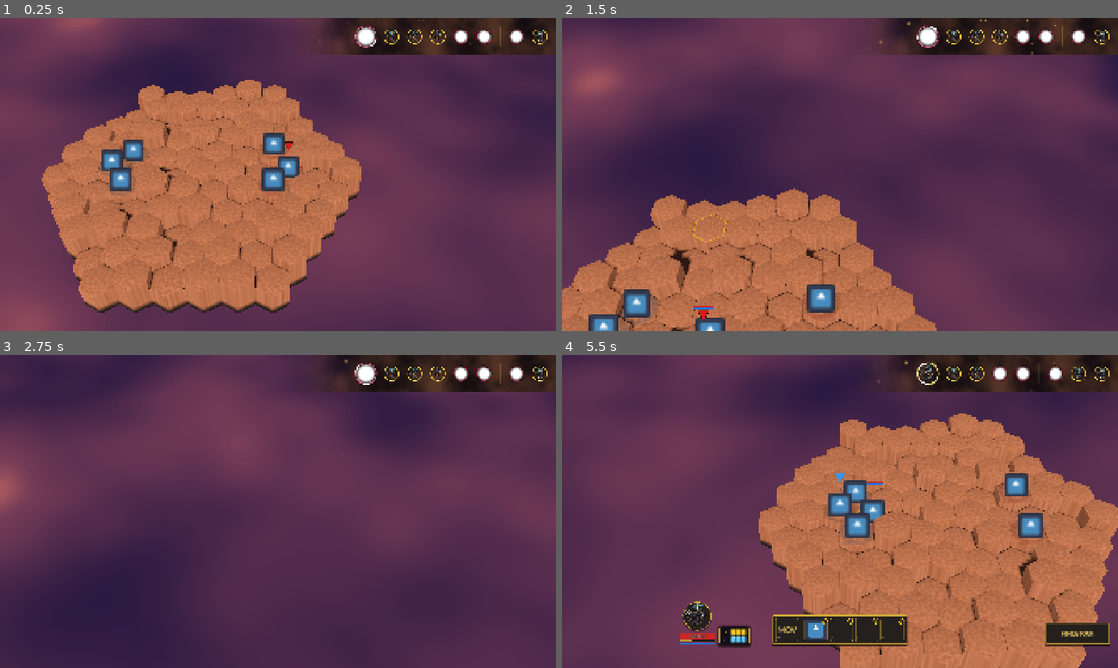
Above: before the commit, frames 1-4 (two rows, left to right).
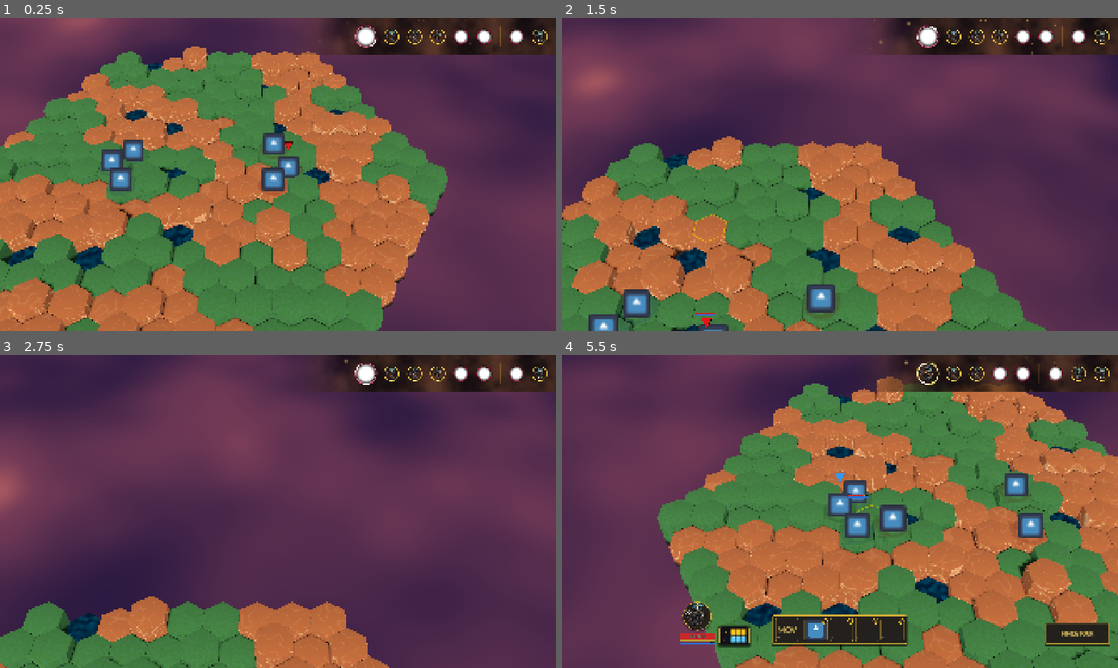
Above: after the commit, the same moments.

Repository: Kobraxos/Mythologia
Game: Godot game, scene res://levels/test_room/test_level.tscn
Two runs of this game, one before a commit and one after it. Both use one fixed random seed, a clock stepped at 60 frames per second and the inputs below. The project has no main scene, so this scene is started directly. The engine's default icon, where the game draws it, is replaced by a stand-in: a white triangle on a blue panel in a dark square.
Inputs (mouse positions are in pixels of both pictures, inside the frame that each line leads up to):
- Up to frame 1 (0.25 s): no input
- Up to frame 2 (1.5 s): move the mouse to (962, 158) at 0.52 s; hold Up (ui_up) 0.53-1.28 s; tap S (camera_backward) at 0.6 s; move the mouse to (728, 190) at 1.27 s; tap W (camera_forward) at 1.35 s
- Up to frame 3 (2.75 s): move the mouse to (333, 442) at 2.02 s; hold Up (ui_up) from 2.03 s (still down); tap A (camera_left) at 2.1 s
- Up to frame 4 (5.5 s): move the mouse to (812, 574) at 2.77 s; tap one key every 0.75 s from 2.85 s: D (camera_right) Q (camera_rotate_left) E (camera_rotate_right) Mouse wheel up (camera_zoom_in); move the mouse to (1006, 558) at 3.52 s; release Up (ui_up) at 3.53 s; move the mouse to (673, 464) at 4.27 s; move the mouse to (867, 511) at 5.02 s

The runs differ from the first frame. In frame 1, 46% of the frame differs, in the area x 0-81%, y 9-100%; in frame 2, 31%; in frame 3, 12%; in frame 4, 42%.

Commit message:
feat: implement grid generator system with terrain assets, shaders, and initial test level scene

Diff:
--- /dev/null
+++ b/assets/3d/shd_hex_liquid.gdshader
@@ -0,0 +1,79 @@
+shader_type spatial;
+render_mode blend_mix, depth_draw_opaque, cull_back, diffuse_burley, specular_schlick_ggx;
+
+uniform vec3 base_color : source_color = vec3(0.0, 0.4, 0.6); // Water cyan/blue
+uniform vec3 emission_color : source_color = vec3(0.0, 0.6, 0.8);
+uniform float emission_strength : hint_range(0.0, 5.0) = 1.0;
+
+uniform float wave_speed = 0.5;
+uniform float wave_scale = 2.0;
+
+uniform float fade_start_y = 0.0;
+uniform float fade_end_y = -0.5;
+
+varying vec3 world_pos;
+varying vec3 world_normal;
+
+// Procedural pseudo-random
+vec2 hash(vec2 p) {
+    p = vec2(dot(p,vec2(127.1,311.7)), dot(p,vec2(269.5,183.3)));
+    return -1.0 + 2.0*fract(sin(p)*43758.5453123);
+}
+
+// Procedural Simplex Noise
+float simplex_noise(vec2 p) {
+    const float K1 = 0.366025404;
+    const float K2 = 0.211324865;
+    vec2 i = floor(p + (p.x+p.y)*K1);
+    vec2 a = p - i + (i.x+i.y)*K2;
+    float m = step(a.y, a.x);
+    vec2 o = vec2(m, 1.0 - m);
+    vec2 b = a - o + K2;
+    vec2 c = a - 1.0 + 2.0*K2;
+    vec3 h = max(0.5 - vec3(dot(a,a), dot(b,b), dot(c,c) ), 0.0);
+    vec3 n = h*h*h*h*vec3( dot(a,hash(i+0.0)), dot(b,hash(i+o)), dot(c,hash(i+1.0)));
+    return dot(n, vec3(70.0)) * 0.5 + 0.5;
+}
+
+void vertex() {
+    world_pos = (MODEL_MATRIX * vec4(VERTEX, 1.0)).xyz;
+    world_normal = (MODEL_NORMAL_MATRIX * NORMAL);
+}
+
+void fragment() {
+    // Top surface mask
+    float is_top_surface = smoothstep(0.5, 0.9, abs(world_normal.y));
+
+    // Scrolling UV for waves
+    vec2 wave_uv = world_pos.xz * wave_scale + TIME * wave_speed * vec2(0.3, 0.2);
+    float noise = simplex_noise(wave_uv);
+
+    // Derived Normal for the bump mapping (Specular sparkle)
+    float eps = 0.01;
+    float noise_dx = simplex_noise(wave_uv + vec2(eps, 0.0)) - noise;
+    float noise_dy = simplex_noise(wave_uv + vec2(0.0, eps)) - noise;
+
+    // Tangent-space normal bump
+    vec3 bump_normal = normalize(vec3(-noise_dx * 20.0, 1.0, -noise_dy * 20.0));
+
+    // Blend bump mapping only on the top surface
+    vec3 final_normal = mix(vec3(0.0, 1.0, 0.0), bump_normal, is_top_surface);
+    NORMAL_MAP = final_normal * 0.5 + 0.5;
+
+    // Color
+    vec3 final_albedo = base_color + (noise * 0.1);
+
+    // Abyssal fade
+    float fade = clamp((world_pos.y - fade_end_y) / (fade_start_y - fade_end_y), 0.0, 1.0);
+    final_albedo *= fade;
+
+    ALBEDO = final_albedo;
+
+    // Specular / Reflection
+    ROUGHNESS = mix(0.9, 0.05, is_top_surface); // Very smooth on top
+    SPECULAR = mix(0.1, 0.8, is_top_surface);   // High specular
+    METALLIC = mix(0.0, 0.5, is_top_surface);   // Metallic reflection
+
+    // Emission
+    EMISSION = emission_color * noise * emission_strength * fade * is_top_surface;
+}
--- a/assets/3d/shd_hex_pillar.gdshader
+++ b/assets/3d/shd_hex_pillar.gdshader
@@ -1,7 +1,8 @@
 shader_type spatial;
 render_mode blend_mix, depth_draw_opaque, cull_back, diffuse_burley, specular_schlick_ggx;
 
-uniform vec3 base_color : source_color = vec3(0.55, 0.55, 0.6); // Greyish marble to prevent blowout
+uniform vec3 base_color : source_color = vec3(0.55, 0.55, 0.6); // Greyish marble
+uniform vec3 detail_color : source_color = vec3(0.45, 0.45, 0.5); // Second color for organic noise
 uniform vec3 crack_color : source_color = vec3(1.0, 0.75, 0.15); // Divine Gold
 uniform float emission_strength : hint_range(0.0, 10.0) = 1.5;
 
@@ -76,14 +77,21 @@
     float crack_visibility = mix(1.0, 0.15, is_top_surface);
     crack *= crack_visibility;
 
-    // Slight noise to the base marble to give it texture
-    float surface_noise = simplex_noise(world_pos.xz * 4.0) * 0.15;
-    vec3 final_albedo = base_color - vec3(surface_noise * noise_darkening); // Darken slightly for texture
+    // 3. Organic Surface Mixing
+    float surface_noise = simplex_noise(world_pos.xz * 4.0); // 0.0 to 1.0
 
-    // 3. Abyssal Fade (Fade to black as it goes down)
+    // Mix base color and detail color
+    vec3 mixed_color = mix(base_color, detail_color, surface_noise);
+
+    // Darken slightly for texture depth
+    vec3 final_albedo = mixed_color - vec3(surface_noise * noise_darkening * 0.2);
+
+    // Blend the cracks into the albedo so they are visible even without emission (like dry sand in crevices)
+    final_albedo = mix(final_albedo, crack_color, crack);
+
+    // 4. Abyssal Fade (Fade to black as it goes down)
     float fade = clamp((world_pos.y - fade_end_y) / (fade_start_y - fade_end_y), 0.0, 1.0);
 
-    // Keep base color mostly unaffected by abyssal fade, or keep the original logic
     final_albedo *= fade;
 
     ALBEDO = final_albedo;
--- /dev/null
+++ b/data/terrain/tile_grass.tres
@@ -0,0 +1,12 @@
+[gd_resource type="Resource" script_class="TerrainData" format=3]
+
+[ext_resource type="Script" uid="uid://b67fvhv5qv7qo" path="res://data/terrain/terrain_data.gd" id="1_yfgsx"]
+[ext_resource type="PackedScene" path="res://data/terrain/visuals/visual_grass.tscn" id="2_vis"]
+
+[resource]
+script = ExtResource("1_yfgsx")
+id = &"grass"
+terrain_name = "Herbe Divine"
+description = "Une douce pelouse digne des dieux."
+visual_prefab = ExtResource("2_vis")
+metadata/_custom_type_script = "uid://b67fvhv5qv7qo"
--- /dev/null
+++ b/data/terrain/tile_water.tres
@@ -0,0 +1,15 @@
+[gd_resource type="Resource" script_class="TerrainData" format=3]
+
+[ext_resource type="Script" uid="uid://b67fvhv5qv7qo" path="res://data/terrain/terrain_data.gd" id="1_yfgsx"]
+[ext_resource type="PackedScene" path="res://data/terrain/visuals/visual_water.tscn" id="2_vis"]
+
+[resource]
+script = ExtResource("1_yfgsx")
+id = &"water"
+terrain_name = "Eau de l'Olympe"
+description = "Un bassin sacré. Difficile à traverser."
+is_walkable = true
+movement_cost = 2
+terrain_element = 2
+visual_prefab = ExtResource("2_vis")
+metadata/_custom_type_script = "uid://b67fvhv5qv7qo"
--- a/data/terrain/visuals/mat_hex_dirt.tres
+++ b/data/terrain/visuals/mat_hex_dirt.tres
@@ -1,18 +1,19 @@
-[gd_resource type="ShaderMaterial" load_steps=2 format=3 uid="uid://dp1e2y3f4h5j6"]
+[gd_resource type="ShaderMaterial" format=3 uid="uid://dp1e2y3f4h5j6"]
 
-[ext_resource type="Shader" path="res://assets/3d/shd_hex_pillar.gdshader" id="1_shader"]
+[ext_resource type="Shader" uid="uid://cpq3ystn65xi6" path="res://assets/3d/shd_hex_pillar.gdshader" id="1_shader"]
 
 [resource]
 resource_name = "mat_dirt"
 render_priority = 0
 shader = ExtResource("1_shader")
-shader_parameter/base_color = Color(0.7, 0.45, 0.3, 1)
-shader_parameter/crack_color = Color(0.85, 0.6, 0.4, 1)
+shader_parameter/base_color = Color(0.65, 0.35, 0.2, 1)
+shader_parameter/detail_color = Color(0.8, 0.55, 0.35, 1)
+shader_parameter/crack_color = Color(0.9, 0.75, 0.5, 1)
 shader_parameter/emission_strength = 0.0
 shader_parameter/uv_scale = 1.0
-shader_parameter/crack_thickness = 0.05
+shader_parameter/crack_thickness = 0.08
 shader_parameter/fade_start_y = 0.0
 shader_parameter/fade_end_y = -0.5
-shader_parameter/roughness_base = 0.95
+shader_parameter/roughness_base = 1.0
 shader_parameter/metallic_base = 0.0
 shader_parameter/noise_darkening = 0.8
--- /dev/null
+++ b/data/terrain/visuals/mat_hex_grass.tres
@@ -0,0 +1,19 @@
+[gd_resource type="ShaderMaterial" format=3]
+
+[ext_resource type="Shader" path="res://assets/3d/shd_hex_pillar.gdshader" id="1_shader"]
+
+[resource]
+resource_name = "mat_grass"
+render_priority = 0
+shader = ExtResource("1_shader")
+shader_parameter/base_color = Color(0.25, 0.45, 0.25, 1)
+shader_parameter/detail_color = Color(0.35, 0.55, 0.3, 1)
+shader_parameter/crack_color = Color(0.15, 0.35, 0.15, 1)
+shader_parameter/emission_strength = 0.0
+shader_parameter/uv_scale = 1.2
+shader_parameter/crack_thickness = 0.05
+shader_parameter/fade_start_y = 0.0
+shader_parameter/fade_end_y = -0.5
+shader_parameter/roughness_base = 0.9
+shader_parameter/metallic_base = 0.0
+shader_parameter/noise_darkening = 0.6
--- /dev/null
+++ b/data/terrain/visuals/mat_hex_water.tres
@@ -0,0 +1,15 @@
+[gd_resource type="ShaderMaterial" format=3]
+
+[ext_resource type="Shader" path="res://assets/3d/shd_hex_liquid.gdshader" id="1_shader"]
+
+[resource]
+resource_name = "mat_water"
+render_priority = 0
+shader = ExtResource("1_shader")
+shader_parameter/base_color = Color(0.0, 0.4, 0.6, 1)
+shader_parameter/emission_color = Color(0.0, 0.6, 0.8, 1)
+shader_parameter/emission_strength = 0.5
+shader_parameter/wave_speed = 0.5
+shader_parameter/wave_scale = 2.0
+shader_parameter/fade_start_y = 0.0
+shader_parameter/fade_end_y = -0.5
--- /dev/null
+++ b/data/terrain/visuals/visual_grass.tscn
@@ -0,0 +1,8 @@
+[gd_scene format=3]
+
+[ext_resource type="Material" path="res://data/terrain/visuals/mat_hex_grass.tres" id="1_mat"]
+[ext_resource type="ArrayMesh" uid="uid://bhkn5v2swm7hy" path="res://assets/3d/msh_hex_base.res" id="2_mesh"]
+
+[node name="VisualGrass" type="MeshInstance3D"]
+material_override = ExtResource("1_mat")
+mesh = ExtResource("2_mesh")
--- /dev/null
+++ b/data/terrain/visuals/visual_water.tscn
@@ -0,0 +1,8 @@
+[gd_scene format=3]
+
+[ext_resource type="Material" path="res://data/terrain/visuals/mat_hex_water.tres" id="1_mat"]
+[ext_resource type="ArrayMesh" uid="uid://bhkn5v2swm7hy" path="res://assets/3d/msh_hex_base.res" id="2_mesh"]
+
+[node name="VisualWater" type="MeshInstance3D"]
+material_override = ExtResource("1_mat")
+mesh = ExtResource("2_mesh")
--- a/levels/test_room/test_level.tscn
+++ b/levels/test_room/test_level.tscn
@@ -1,12 +1,13 @@
 [gd_scene format=3 uid="uid://cl846wy55qmn4"]
 
-[ext_resource type="Environment" uid="uid://d3voidenv9999" path="res://levels/test_room/void_environment.tres" id="1_void"]
-[ext_resource type="Material" uid="uid://ol07npqm6q0q" path="res://assets/3d/mat_mythic_sea.tres" id="mat_sea"]
 [ext_resource type="Script" uid="uid://c1net0xfwu22l" path="res://systems/grid/grid_generator/grid_generator.gd" id="1_hw46n"]
+[ext_resource type="Environment" uid="uid://d3voidenwbbba" path="res://levels/test_room/void_environment.tres" id="1_void"]
 [ext_resource type="PackedScene" uid="uid://dj48qksmd0q8x" path="res://systems/camera/tactical_camera.tscn" id="2_camera"]
 [ext_resource type="Resource" uid="uid://75xqi4b6msv0" path="res://data/terrain/tile_dirt.tres" id="2_kt0r7"]
+[ext_resource type="Resource" path="res://data/terrain/tile_grass.tres" id="3_grass"]
 [ext_resource type="PackedScene" uid="uid://d3j1abc123def" path="res://entities/unit/base/unit.tscn" id="3_unit"]
 [ext_resource type="Script" uid="uid://car7yf0c3gkxo" path="res://systems/grid/grid_controller.gd" id="4_controller"]
+[ext_resource type="Resource" path="res://data/terrain/tile_water.tres" id="4_water"]
 [ext_resource type="Script" uid="uid://c2cgnt703ea2e" path="res://systems/grid/highlights/highlight_manager.gd" id="5_highlight"]
 [ext_resource type="PackedScene" uid="uid://bfohpuopwfs7j" path="res://systems/grid/highlights/highlight_move.tscn" id="6_hw3ya"]
 [ext_resource type="PackedScene" uid="uid://bvnnrvkf264q4" path="res://systems/grid/highlights/highlight_attack.tscn" id="7_dajra"]
@@ -30,18 +31,28 @@
 [ext_resource type="Resource" uid="uid://mcyclops" path="res://data/units/monsters/mage_cyclops.tres" id="19_mage"]
 [ext_resource type="Resource" uid="uid://wminotaur" path="res://data/units/monsters/warrior_minotaur.tres" id="20_warrior"]
 [ext_resource type="Script" uid="uid://cw2a56lp8x7ql" path="res://systems/combat/player_input_controller.gd" id="21_pic"]
+[ext_resource type="Material" uid="uid://ol07npqm6q0q" path="res://assets/3d/mat_mythic_sea.tres" id="mat_sea"]
 
 [sub_resource type="FastNoiseLite" id="FastNoiseLite_kt0r7"]
 frequency = 0.05
+
+[sub_resource type="FastNoiseLite" id="FastNoiseLite_moisture"]
+frequency = 0.02
 
 [sub_resource type="PlaneMesh" id="PlaneMesh_sea"]
 size = Vector2(100, 100)
 
 [node name="GridGenerator" type="Node3D" unique_id=1068552106]
 script = ExtResource("1_hw46n")
-default_terrain = ExtResource("2_kt0r7")
+map_radius = 8
 elevation_noise = SubResource("FastNoiseLite_kt0r7")
 max_elevation = 5
+fallback_terrain = ExtResource("2_kt0r7")
+moisture_noise = SubResource("FastNoiseLite_moisture")
+arid_terrain = ExtResource("2_kt0r7")
+fertile_terrain = ExtResource("3_grass")
+water_terrain = ExtResource("4_water")
+water_level = 1
 
 [node name="DirectionalLight3D" type="DirectionalLight3D" parent="." unique_id=131529003]
 transform = Transform3D(1, 0, 0, 0, 0.707107, 0.707107, 0, -0.707107, 0.707107, 0, 10, 0)
--- a/systems/grid/grid_generator/grid_generator.gd
+++ b/systems/grid/grid_generator/grid_generator.gd
@@ -3,8 +3,6 @@
 
 # EXPORTS
 @export var map_radius: int = 5
-## La donnée de terrain (ex: Plaine) à injecter dans la grille logique lors de la génération.
-@export var default_terrain: TerrainData
 @export var obstacles: Array[Vector3i] = []
 
 @export_category("Procedural Generation")
@@ -12,6 +10,20 @@
 @export var elevation_noise: FastNoiseLite
 ## Hauteur maximale (Z) que la génération procédurale peut atteindre.
 @export var max_elevation: int = 3
+
+@export_category("Biome Generation")
+## Terrain de repli si aucun biome ne correspond ou erreur
+@export var fallback_terrain: TerrainData
+## Bruit déterminant l'humidité/fertilité de chaque case
+@export var moisture_noise: FastNoiseLite
+## Terrain utilisé pour les zones arides (humidité <= 0.0)
+@export var arid_terrain: TerrainData
+## Terrain utilisé pour les zones fertiles (humidité > 0.0)
+@export var fertile_terrain: TerrainData
+## Terrain utilisé pour l'eau
+@export var water_terrain: TerrainData
+## Niveau Z (altitude) sous lequel les tuiles deviennent de l'eau
+@export var water_level: int = 0
 
 # PUBLIC VARIABLES
 ## Dictionnaire contenant toutes les tuiles instanciées sur le plateau.
@@ -36,11 +48,6 @@
 	# Synchronisation absolue avec la Couche 2 (Modèle de données)
 	GridManager.clear_terrain()
 
-	# Validation des dépendances requise par les standards
-	if not default_terrain:
-		push_error("GridGenerator: La ressource 'default_terrain' est manquante. Le DDD exige une donnée.")
-		return
-
 	# Le rayon génère par défaut à Z=0 (Sol). Les obstacles peuvent avoir des Z différents.
 	var coords: Array[Vector3i] = HexMath.get_hexes_in_radius(Vector3i.ZERO, map_radius)
 	var local_pathfinder: HexPathfinder = HexPathfinder.new()
@@ -49,8 +56,11 @@
 	var flat_to_3d: Dictionary[Vector2i, Vector3i] = {}
 
 	# Optionnel : On change la graine (seed) à chaque génération pour avoir une carte unique
+	var grid_seed: int = randi()
 	if elevation_noise:
-		elevation_noise.seed = randi()
+		elevation_noise.seed = grid_seed
+	if moisture_noise:
+		moisture_noise.seed = grid_seed + 1000 # Graine décalée pour éviter la corrélation avec l'élévation
 
 	for hex_coord: Vector3i in coords:
 		# Application du relief procédural via le bruit (Noise)
@@ -63,11 +73,34 @@
 		if obstacles.has(hex_coord):
 			continue
 
-		if not default_terrain.visual_prefab:
-			push_error("GridGenerator: 'visual_prefab' manquant dans la donnée default_terrain.")
+		# --- BIOME SELECTION ---
+		var chosen_terrain: TerrainData = fallback_terrain
+
+		# 1. Vérification de l'eau (Altitude)
+		if hex_coord.z <= water_level and water_terrain:
+			chosen_terrain = water_terrain
+		else:
+			# 2. Logique d'humidité (Moisture)
+			if moisture_noise:
+				var moisture_val: float = moisture_noise.get_noise_2d(hex_coord.x * 10.0, hex_coord.y * 10.0)
+				if moisture_val > 0.0 and fertile_terrain:
+					chosen_terrain = fertile_terrain
+				elif arid_terrain:
+					chosen_terrain = arid_terrain
+			else:
+				# Fallback si pas de bruit défini
+				if fertile_terrain: chosen_terrain = fertile_terrain
+				elif arid_terrain: chosen_terrain = arid_terrain
+
+		if not chosen_terrain:
+			push_error("GridGenerator: Aucun TerrainData valide trouvé (fallback, fertile, ou aride).")
 			continue
 
-		var tile: Node3D = default_terrain.visual_prefab.instantiate() as Node3D
+		if not chosen_terrain.visual_prefab:
+			push_error("GridGenerator: 'visual_prefab' manquant dans la donnée de terrain '%s'." % chosen_terrain.id)
+			continue
+
+		var tile: Node3D = chosen_terrain.visual_prefab.instantiate() as Node3D
 		if not tile:
 			push_error("GridGenerator: Impossible d'instancier le visuel en tant que Node3D.")
 			continue
@@ -75,14 +108,14 @@
 		# Utilisation de notre utilitaire mathématique pour le placement spatial
 		var world_pos: Vector3 = HexMath.hex_to_world(hex_coord, GridManager.hex_size, GridManager.elevation_step)
 		tile.position = world_pos
-		tile.name = "HexTile_%d_%d_%d" % [hex_coord.x, hex_coord.y, hex_coord.z]
+		tile.name = "HexTile_%s_%d_%d_%d" % [chosen_terrain.id, hex_coord.x, hex_coord.y, hex_coord.z]
 
 		add_child(tile)
 		hex_tiles[hex_coord] = tile
 
 		# Injections de données vitales
-		GridManager.terrain_tiles[hex_coord] = default_terrain
-		local_pathfinder.add_hex(hex_coord, world_pos, default_terrain.movement_cost)
+		GridManager.terrain_tiles[hex_coord] = chosen_terrain
+		local_pathfinder.add_hex(hex_coord, world_pos, chosen_terrain.movement_cost)
 		flat_to_3d[Vector2i(hex_coord.x, hex_coord.y)] = hex_coord
 
 	# Deuxième passe : Connexion des voisins valides pour la navigation
Not shown, added: assets/3d/shd_hex_liquid.gdshader.uid
